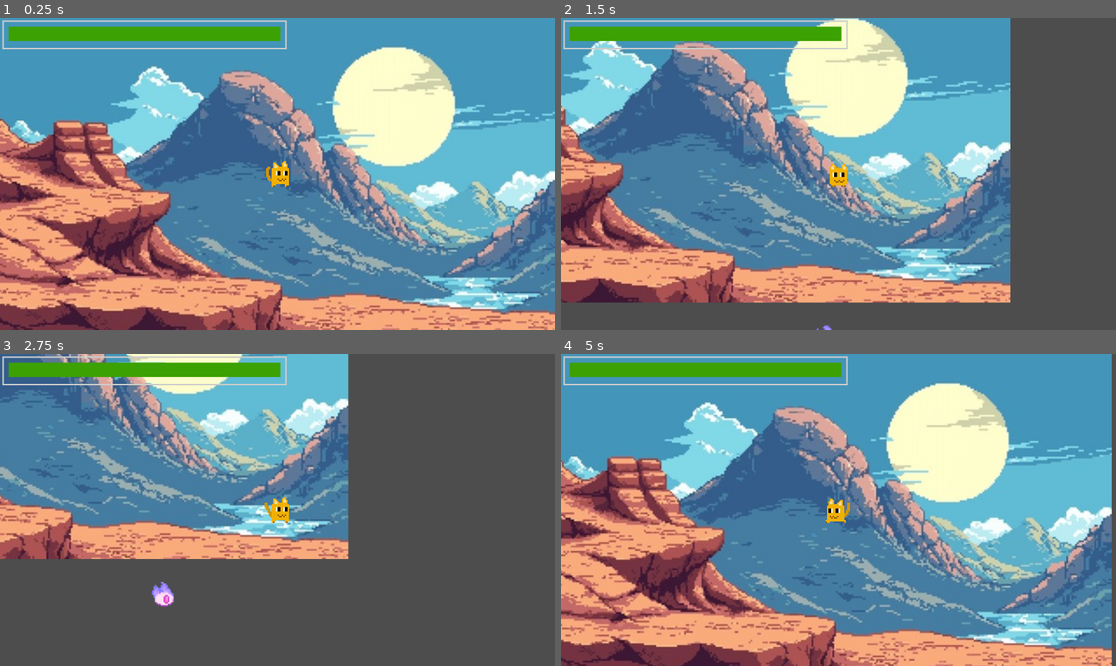
Above: before the commit, frames 1-4 (two rows, left to right).
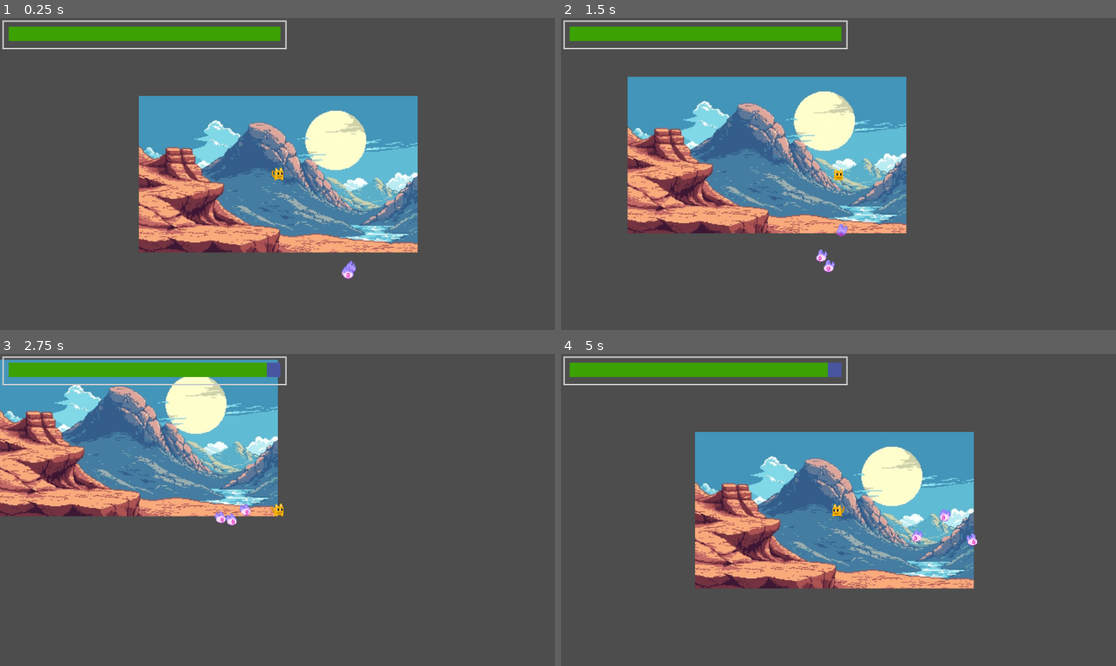
Above: after the commit, the same moments.

Repository: InvertedCarrot/PIXEL-JAM-2025
Game: Godot game, scene res://scenes/levels/level_debug.tscn
Same seed, same stepped clock (60 frames per second), same inputs: the game is played once before the commit and once after it.
Inputs:
- Up to frame 1 (0.25 s): no input
- Up to frame 2 (1.5 s): hold Right (right) 0.53-1.28 s; hold Down (down) from 1.28 s (still down)
- Up to frame 3 (2.75 s): release Down (down) at 2.03 s; hold Right (right) from 2.03 s (still down)
- Up to frame 4 (5 s): release Right (right) at 2.78 s; hold Up (up) 2.78-3.53 s; hold Left (left) from 3.53 s (still down)

The runs differ from the first frame. In frame 1, 92% of the frame differs, in the area x 0-100%, y 0-100%; in frame 2, 66%; in frame 3, 34%; in frame 4, 92%.

Commit message:
fireball states implemented

Diff:
--- a/scenes/entities/cat/cat.gd
+++ b/scenes/entities/cat/cat.gd
@@ -2,13 +2,33 @@
 
 
 func _ready() -> void:
+	detect_zone_ranges = [400, 300, 200, 100]
 	is_player = true
-	speed = 300
+	max_speed = 400
+	speed = 400
 	super()
 
 func _process(delta: float) -> void:
 	super(delta)
 
+func idle_behaviour(delta: float) -> void:
+	pass
+
+func zone_0_behaviour(delta: float) -> void:
+	pass
+
+func zone_1_behaviour(delta: float) -> void:
+	pass
+
+func zone_2_behaviour(delta: float) -> void:
+	pass
+
+func zone_3_behaviour(delta: float) -> void:
+	pass
+
+
+
+
 
 func _on_area_2d_area_entered(area: Area2D) -> void:
 	Globals.health -= 5
--- a/scenes/entities/cat/cat.tscn
+++ b/scenes/entities/cat/cat.tscn
@@ -203,4 +203,7 @@
 [node name="EntityAnimation" parent="." index="5"]
 script = ExtResource("4_isrl0")
 
+[node name="IdlePositionTimer" parent="Timers" index="2"]
+wait_time = 2.0
+
 [connection signal="area_entered" from="Area2D" to="." method="_on_area_2d_area_entered"]
--- a/scenes/entities/entity.gd
+++ b/scenes/entities/entity.gd
@@ -6,25 +6,28 @@
 @onready var timers = $Timers
 @export var detect_zone_ranges: Array[float]
 
+var max_speed: float
 var speed: float
+var direction: Vector2
 
 var dist_to_player: float
 var dir_to_player: Vector2
 
-var direction: Vector2
-
 var is_player: bool = false
 var start_position = Vector2.ZERO
 
+var curr_behaviour: Callable = idle_behaviour
 
 func _ready() -> void:
 	position = start_position
-	if detect_zone_ranges.size() != 4:
-		detect_zone_ranges = [500, 300, 200, 100]
+	if (!speed):
+		assert(false, "Error: speed must be defined")
+	if (!max_speed):
+		assert(false, "Error: max_speed must be defined")
+	if (detect_zone_ranges.size() != 4):
+		assert(false, "Error: detect_zone_ranges must be given sizes for zones [0, 1, 2, 3]")
+
 	# set area2D sizes for visual clarity
-	if (!speed):
-		assert(false,"Speed must be defined!")
-
 	for i in range(zones.size()):
 		var zone = zones[i]
 		var collision_shape = zone.get_node("CollisionShape2D")
@@ -33,17 +36,64 @@
 
 func _process(delta: float) -> void:
 	if (!is_player):
-		dist_to_player = global_position.distance_to(player_node.global_position)
-		dir_to_player = (global_position - player_node.global_position).normalized()
-		# print(calculate_zone())
+		dist_to_player = player_node.global_position.distance_to(global_position)
+		dir_to_player = (player_node.global_position - global_position).normalized()
 
+
+		var sst: Timer = timers.get_node("StateSwitchTimer")
+		var zone_number: int = calculate_zone()
+
+		var state_reset = func(stateTimer: Timer):
+			stateTimer.wait_time = randf_range(0.6, 1.2)
+			stateTimer.start()
+
+		# switch behaviour based on distance from player
+		match zone_number:
+			-1 when sst.is_stopped():
+				curr_behaviour = idle_behaviour # DON't state_reset() here
+			0 when sst.is_stopped():
+				curr_behaviour = zone_0_behaviour
+				state_reset.call(sst)
+			1 when sst.is_stopped():
+				curr_behaviour = zone_1_behaviour
+				state_reset.call(sst)
+			2 when sst.is_stopped():
+				curr_behaviour = zone_2_behaviour
+				state_reset.call(sst)
+			3 when sst.is_stopped():
+				curr_behaviour = zone_3_behaviour
+				state_reset.call(sst)
+		# run behaviour decided upon by state
+		curr_behaviour.call(delta)
 
 	if (is_player):
 		# get directional input and convert to unit vector
 		direction = Input.get_vector("left","right","up","down")
 		velocity = direction * speed
-		move_and_slide() # already accounts for deltaTime
 
+	move_and_slide() # already accounts for deltaTime
+
+func idle_behaviour(delta: float):
+	assert(false, "Error: idle_behaviour() must be defined")
+
+func zone_0_behaviour(delta: float):
+	assert(false, "Error: zone_0_behaviour() must be defined")
+
+func zone_1_behaviour(delta: float):
+	assert(false, "Error: zone_0_behaviour() must be defined")
+
+func zone_2_behaviour(delta: float):
+	assert(false, "Error: zone_0_behaviour() must be defined")
+
+func zone_3_behaviour(delta: float):
+	assert(false, "Error: zone_0_behaviour() must be defined")
+
+func attack():
+	assert(false, "Error: attack() must be defined")
+
+func hit():
+	# call when the entity gets hit (take damage, die, e.t.c)
+	pass
 
 func calculate_zone():
 	var zone_num: int = -1
@@ -53,10 +103,8 @@
 		zone_num += 1
 	return zone_num # return -1 if outside all zones
 
-
-func turn_into_player():
+func turn_into_player(): # change collision masks when possessing?
 	pass
 
-
-func turn_into_enemy():
+func turn_into_enemy(): # same?
 	pass
--- a/scenes/entities/entity.tscn
+++ b/scenes/entities/entity.tscn
@@ -72,5 +72,13 @@
 [node name="Timers" type="Node" parent="."]
 
 [node name="AttackCooldownTimer" type="Timer" parent="Timers"]
+wait_time = 0.5
+one_shot = true
 
 [node name="StateSwitchTimer" type="Timer" parent="Timers"]
+wait_time = 0.7
+one_shot = true
+
+[node name="IdlePositionTimer" type="Timer" parent="Timers"]
+wait_time = 3.0
+one_shot = true
--- a/scenes/entities/fireball/fireball.gd
+++ b/scenes/entities/fireball/fireball.gd
@@ -1,9 +1,10 @@
 extends Entity
 
 func _ready() -> void:
-	is_player = false
-	start_position = Vector2(200,400)
-	speed = 500
+	detect_zone_ranges = [300, 200, 0, 0]
+	start_position = Vector2(300, 400)
+	max_speed = 250
+	speed = 150
 	super()
 
 func _process(delta: float) -> void:
@@ -12,3 +13,33 @@
 	#velocity = direction * speed
 	#move_and_slide()
 	super(delta)
+
+
+# for fireballs, we only need 2 zones ("pursuit" and "attack")
+# idle = -1, pursuit = 0, attack = 1
+
+func idle_behaviour(delta: float) -> void:
+	var ipt: Timer = timers.get_node("IdlePositionTimer")
+	if ipt.is_stopped():
+		# choose new direction to travel
+		var new_angle = randf_range(0, 2*PI)
+		direction = Vector2(cos(new_angle), sin(new_angle))
+		velocity = direction * speed/3
+		ipt.start()
+
+func zone_0_behaviour(delta: float) -> void:
+	direction = dir_to_player
+	velocity = direction * speed
+
+func zone_1_behaviour(delta: float) -> void:
+	var act: Timer = timers.get_node("AttackCooldownTimer")
+	if act.is_stopped():
+		direction = dir_to_player
+		act.start()
+	velocity = direction * speed * 2.2
+
+func zone_2_behaviour(delta: float) -> void:
+	pass
+
+func zone_3_behaviour(delta: float) -> void:
+	pass
--- a/scenes/entities/fireball/fireball.tscn
+++ b/scenes/entities/fireball/fireball.tscn
@@ -1,15 +1,12 @@
-[gd_scene load_steps=13 format=3 uid="uid://cnaiwqoaoxh5b"]
+[gd_scene load_steps=12 format=3 uid="uid://cnaiwqoaoxh5b"]
 
 [ext_resource type="PackedScene" uid="uid://cy4th7add1tw0" path="res://scenes/entities/entity.tscn" id="1_vjnn7"]
-[ext_resource type="Texture2D" uid="uid://bt3xytqgsfn48" path="res://assets/fireball_spritesheet.png" id="2_l366j"]
+[ext_resource type="Texture2D" uid="uid://dn5pmppt4e13u" path="res://assets/fireball_spritesheet.png" id="2_l366j"]
 [ext_resource type="Script" path="res://scenes/entities/fireball/fireball.gd" id="2_tnljr"]
 [ext_resource type="AnimationNodeStateMachine" uid="uid://c5klp6iouvywb" path="res://scenes/entities/fireball/fireball_animation_sm.tres" id="3_0egjs"]
 
 [sub_resource type="RectangleShape2D" id="RectangleShape2D_dej0i"]
 size = Vector2(34, 32)
-
-[sub_resource type="RectangleShape2D" id="RectangleShape2D_x1034"]
-size = Vector2(34, 31)
 
 [sub_resource type="Animation" id="Animation_hw420"]
 length = 0.001
@@ -119,23 +116,17 @@
 position = Vector2(-1, 5)
 shape = SubResource("RectangleShape2D_dej0i")
 
-[node name="DetectZones_Zone4#CollisionShape2D" type="CollisionShape2D" parent="." index="2"]
-visible = false
-position = Vector2(-1, 5)
-shape = SubResource("RectangleShape2D_x1034")
-debug_color = Color(1, 0.241143, 0.222318, 0.156863)
-
-[node name="AnimationPlayer" parent="." index="4"]
+[node name="AnimationPlayer" parent="." index="3"]
 libraries = {
 "": SubResource("AnimationLibrary_rw17j")
 }
 
-[node name="AnimationTree" parent="." index="5"]
+[node name="AnimationTree" parent="." index="4"]
 tree_root = ExtResource("3_0egjs")
 parameters/Idle/blend_position = Vector2(0, 0)
 parameters/Run/blend_position = Vector2(-0.330464, 0.60105)
 
-[node name="DetectZones" parent="." index="7"]
+[node name="DetectZones" parent="." index="6"]
 visible = true
 
 [node name="CollisionShape2D" parent="DetectZones/Zone2" index="0"]
@@ -144,6 +135,8 @@
 [node name="CollisionShape2D" parent="DetectZones/Zone3" index="0"]
 debug_color = Color(0.66965, 0.5469, 1.92523e-07, 0.156863)
 
+[node name="AttackCooldownTimer" parent="Timers" index="0"]
+wait_time = 1.0
+
 [node name="StateSwitchTimer" parent="Timers" index="1"]
-wait_time = 2.0
-one_shot = true
+wait_time = 1.0
--- a/scenes/levels/level_debug.tscn
+++ b/scenes/levels/level_debug.tscn
@@ -20,8 +20,12 @@
 [node name="Cat" parent="Player" instance=ExtResource("2_xdcg5")]
 
 [node name="Camera2D" type="Camera2D" parent="Player/Cat"]
+zoom = Vector2(0.5, 0.5)
 
 [node name="Enemies" type="Node2D" parent="."]
 
 [node name="Fireball" parent="Enemies" instance=ExtResource("3_u4f2v")]
-position = Vector2(-82, 51)
+
+[node name="Fireball2" parent="Enemies" instance=ExtResource("3_u4f2v")]
+
+[node name="Fireball3" parent="Enemies" instance=ExtResource("3_u4f2v")]
Not shown: 1 places in scenes/entities/cat/cat.tscn that only renumber resources
Not shown: 1 places in scenes/entities/reaper/reaper.tscn that only renumber resources
Not shown: 1 places in scenes/levels/level_debug.tscn that only renumber resources
Not shown, changed: .DS_Store
